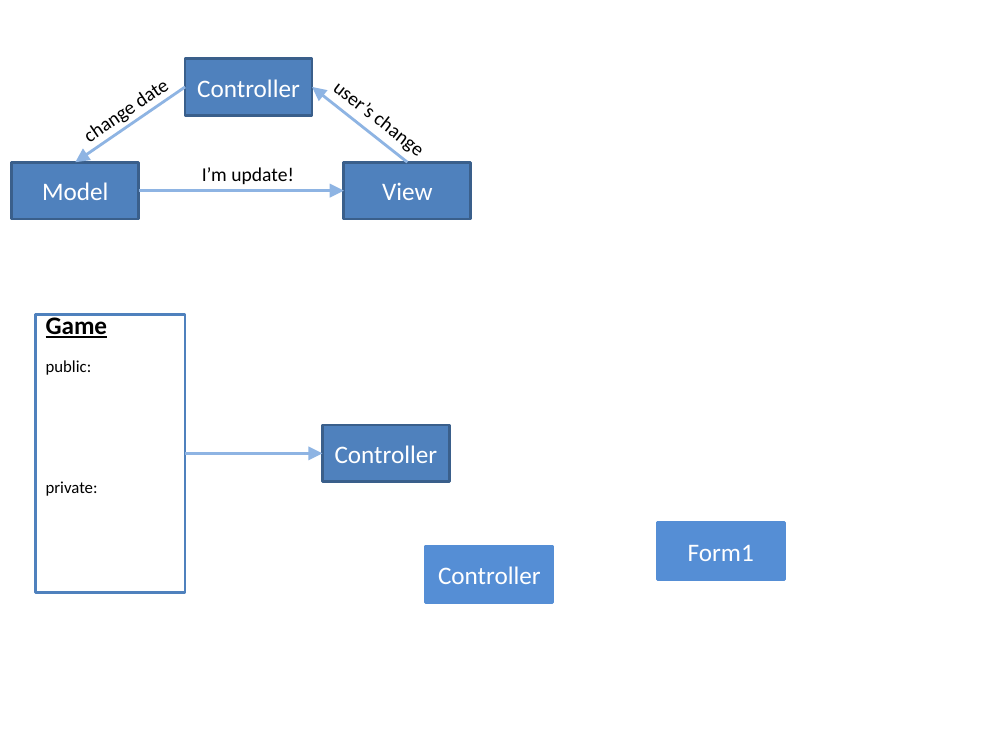
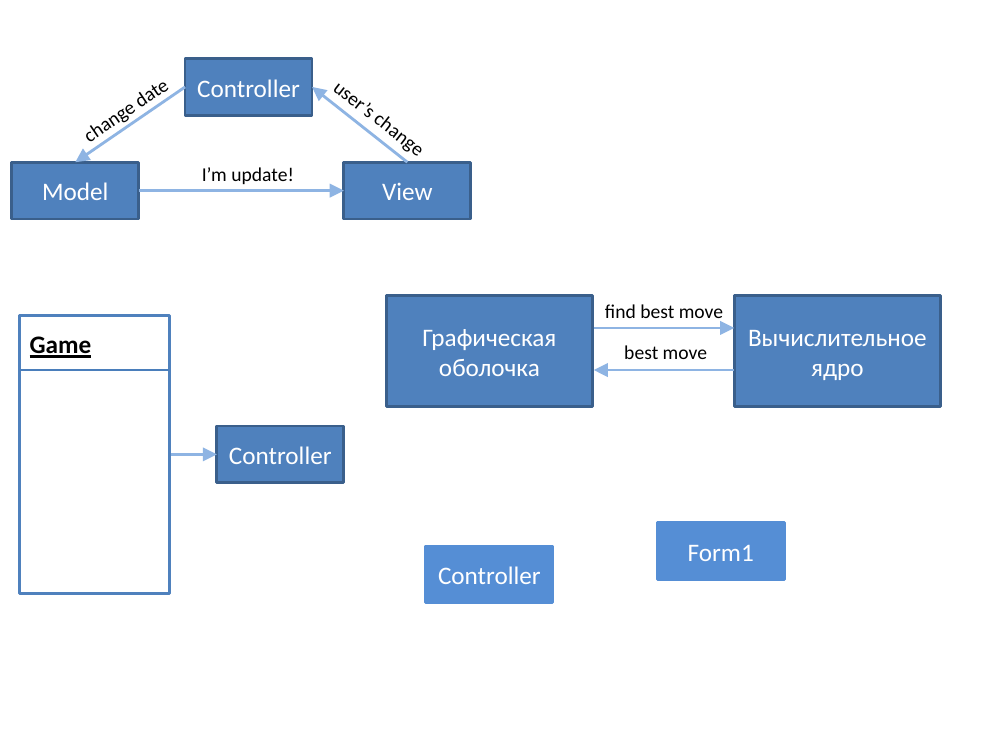
Before and after one commit to GrachevaElena/Checkers, a slide deck: slide 1 of diagramm.pptx. Drawn at 1008x756 pixels with LibreOffice and Linux fonts; fonts in the diff are those of the drawing. Boxes give left, top, right and bottom in pixels: in the first picture for what was removed or moved away, otherwise in the second. Text is boxed around its words. In the diff, an @@ line names an element or a change of style, - is before the commit and + after.

```diff
--- a/diagramm.pptx
+++ b/diagramm.pptx
@@ rectangle "Game": place and size @@
-rectangle "Game" at <box>35,314,184,593</box>
+rectangle "Game" at <box>20,316,169,594</box>
@@ group added at <box>386,295,940,406</box>: 2 rectangles, 2 arrows, 2 texts @@
+Вычислительное ядро
+Графическая оболочка
+find best move
+best move
@@ line added from (20, 370) to (169, 370), #4B7EBC 1.5 pt @@
@@ text in rectangle at <box>46,360,98,496</box>: paragraphs removed @@
-public:
-private:
@@ rectangle "Controller": place and size @@
-rectangle "Controller" at <box>323,425,450,482</box>
+rectangle "Controller" at <box>217,426,344,483</box>
@@ arrow moved from (185, 454) - (323, 454) to (169, 455) - (217, 455) @@
```
Also in this commit, not shown: 1 other file.
